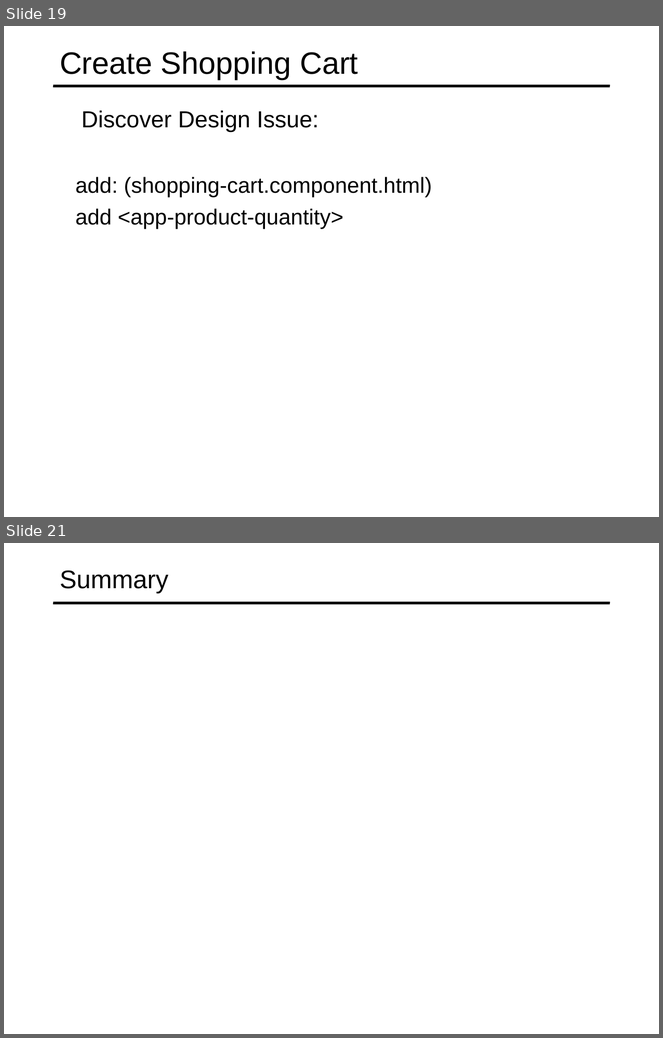
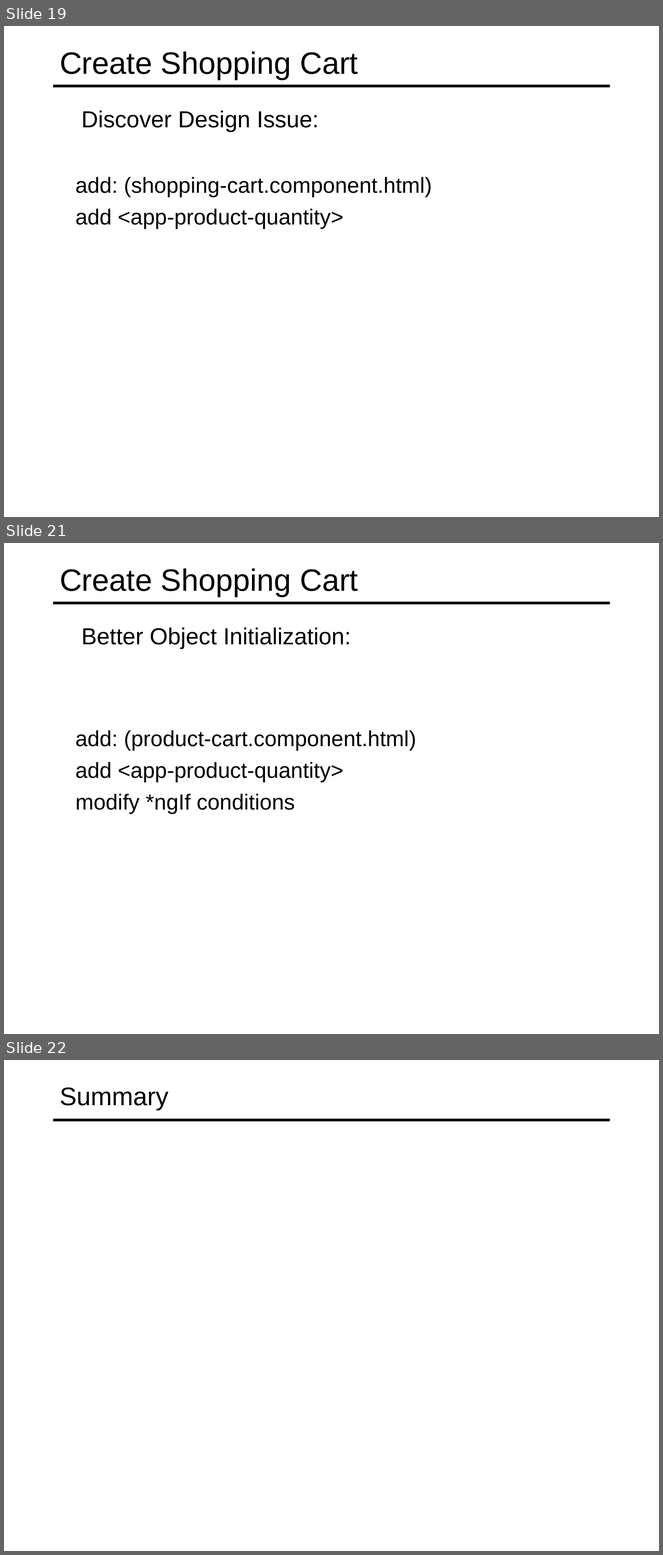
Before and after one commit to specter01wj/Jago_Link_Training, a slide deck: Angular/Angular7/Angular Advanced Course/Project/21.Project_Shopping Cart Module/L5_Project_Shopping Cart Module.ppt. Shown one above the other, each under a label of ours: slides 19 and 21 before the commit, slides 19, 21 and 22 after it; the slides between them are not shown. The pictures are 663x1038 and 663x1555 pixels, drawn with LibreOffice and Linux fonts; fonts in the diff are those of the drawing. Boxes give left, top, right and bottom in pixels: in the first picture for what was removed or moved away, otherwise in the second. Text is boxed around its words. In the diff, an @@ line names an element or a change of style, - is before the commit and + after.

```diff
--- a/Angular/Angular7/Angular Advanced Course/Project/21.Project_Shopping Cart Module/L5_Project_Shopping Cart Module.ppt
+++ b/Angular/Angular7/Angular Advanced Course/Project/21.Project_Shopping Cart Module/L5_Project_Shopping Cart Module.ppt
@@ slide 21 added at (4, 543, 659, 1034), background #FFFFFF; not listed: 1 template element that a slide beside it also shows @@
@@ title added at (60, 568, 358, 596), 34 pt, text #000000 @@
+Create Shopping Cart
@@ text added at (81, 627, 351, 650), 25.5 pt, text #000000 @@
+  Better Object Initialization:
@@ text added at (75, 730, 416, 814), 24 pt, text #000000 @@
+  add: (product-cart.component.html)
+  add <app-product-quantity>
+  modify *ngIf conditions
@@ what was slide 21 is now slide 22 @@
```
Also in this commit, not shown: 1 slide changed.
